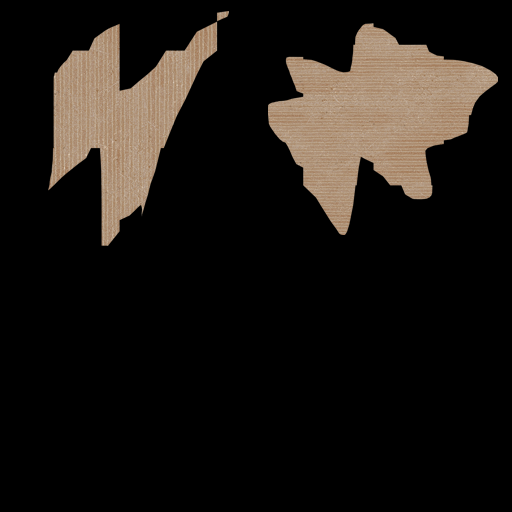
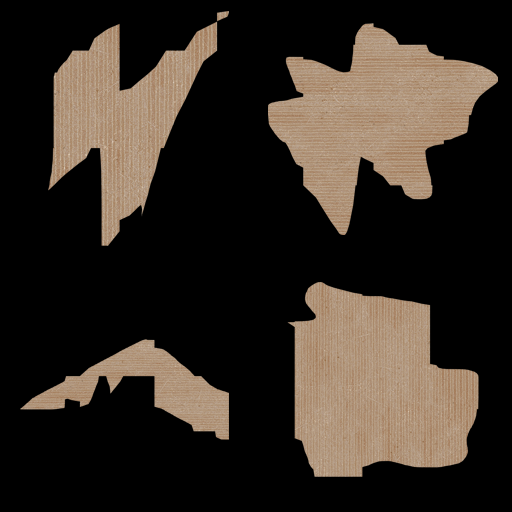
Before/after of a 512px x 512px layered artwork. What changed in the layer stack:
added group "COLOR" with 4 layers above "ALPHA" over [20, 282, 479, 477]
added layer "Layer 9" in group "COLOR" over [287, 282, 479, 477]
added layer "Layer 7" in group "COLOR" over [20, 339, 229, 440]
renamed "2" to "ALPHA", hid the group it (4 layers) over [20, 282, 479, 477]
